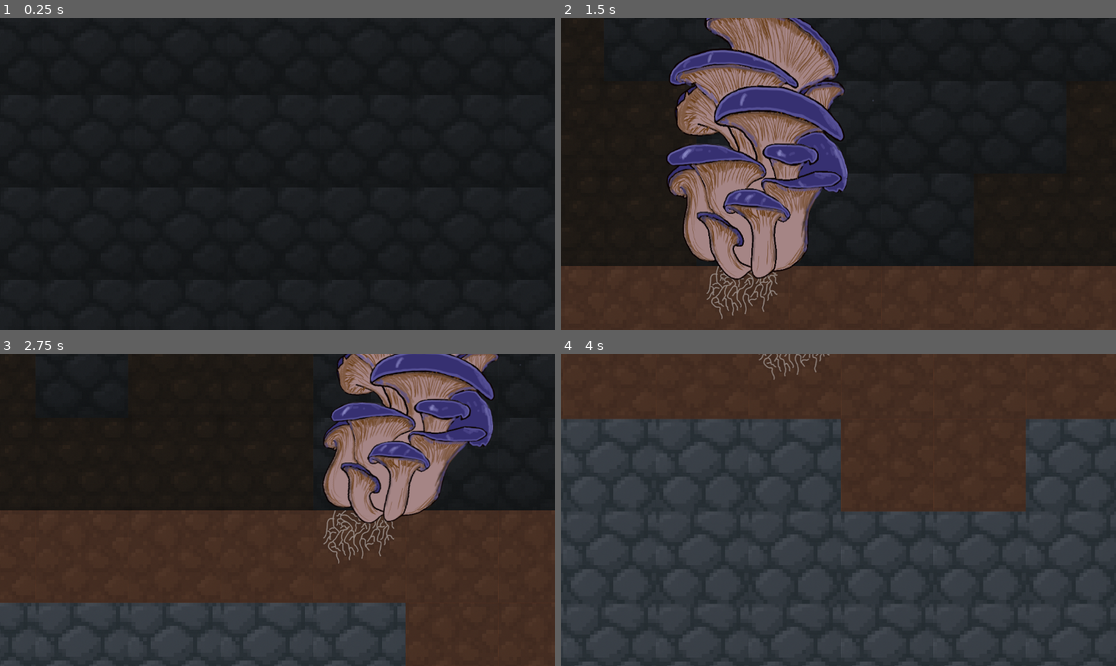
Above: before the commit, frames 1-4 (two rows, left to right).
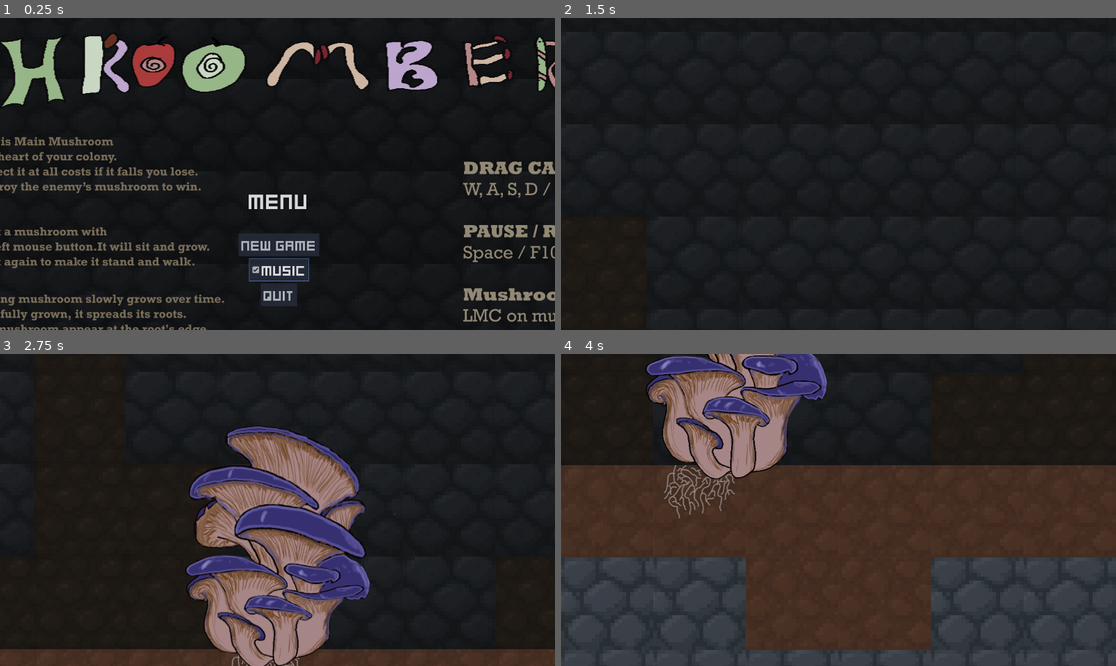
Above: after the commit, the same moments.

Repository: Shroomberg/shroomberg-game
Game: Godot game, scene res://assets/game_root/gameRoot.tscn
Two runs of this game, one before a commit and one after it. Both use one fixed random seed, a clock stepped at 60 frames per second and the inputs below.
Inputs (mouse positions are in pixels of both pictures, inside the frame that each line leads up to):
- Up to frame 1 (0.25 s): no input
- Up to frame 2 (1.5 s): click (838, 245) at 0.5 s, where only the run after the commit has a clickable "New game"; drag from (749, 314) to (894, 105) at 1.27 s
- Up to frame 3 (2.75 s): drag from (166, 525) to (249, 572) at 2.02 s
- Up to frame 4 (4 s): move the mouse to (894, 441) at 2.77 s; hold D (move_right) 2.78-3.5 s; drag from (810, 572) to (821, 388) at 3.52 s

The runs differ from the first frame. In frame 1, 14% of the frame differs, in the area x 0-100%, y 5-100%; in frame 2, 40%; in frame 3, 64%; in frame 4, 69%, in the area x 0-100%, y 0-100%.

Commit message:
starting with menu opened

Diff:
--- a/assets/game_root/gameRoot.gd
+++ b/assets/game_root/gameRoot.gd
@@ -1,6 +1,11 @@
 class_name GameRoot extends Node
 
 @onready var _game_menu := $Interface/MainMenu as MainMenu
+
+func _ready() -> void:
+	var tree := get_tree()
+	tree.paused = true
+	_game_menu.open_start()
 
 func _unhandled_input(event: InputEvent) -> void:
 	if event.is_action_pressed(&"toggle_fullscreen"):
--- a/assets/game_root/gameRoot.tscn
+++ b/assets/game_root/gameRoot.tscn
@@ -13,7 +13,8 @@
 
 [node name="Interface" type="CanvasLayer" parent="."]
 
-[node name="MainMenu" parent="Interface" instance=ExtResource("2_bmflr")]
+[node name="MainMenu" parent="Interface" node_paths=PackedStringArray("world") instance=ExtResource("2_bmflr")]
+world = NodePath("../../World")
 
 [node name="Music" parent="." instance=ExtResource("4_x6mg1")]
 stream = ExtResource("5_3w2mp")
--- a/assets/main_menu/mainMenu.gd
+++ b/assets/main_menu/mainMenu.gd
@@ -1,10 +1,14 @@
 class_name MainMenu extends Control
+
+@export var world: World
 
 @export var fade_in_duration := 0.3
 @export var fade_out_duration := 0.2
 
 @onready var center_cont := $ColorRect/CenterContainer as CenterContainer
 @onready var resume_button := center_cont.get_node(^"VBoxContainer/HBoxContainer/VBoxContainer/ResumeButton") as Button
+@onready var newgame_button := center_cont.get_node(^"VBoxContainer/HBoxContainer/VBoxContainer/NewGameButton") as Button
+@onready var restart_button := center_cont.get_node(^"VBoxContainer/HBoxContainer/VBoxContainer/RestartButton") as Button
 @onready var label := center_cont.get_node(^"VBoxContainer/HBoxContainer/VBoxContainer/Label") as Label
 
 
@@ -48,6 +52,10 @@
 		1.0,
 		fade_out_duration
 	).set_trans(Tween.TRANS_CUBIC).set_ease(Tween.EASE_OUT)
+	resume_button.show()
+	restart_button.show()
+	newgame_button.hide()
+
 
 func _on_resume_button_pressed() -> void:
 	close()
@@ -81,8 +89,24 @@
 	open()
 	label.text = "You win!"
 	resume_button.hide()
+	restart_button.show()
+	newgame_button.hide()
 
 func open_loose():
 	open()
 	label.text = "You loose!"
 	resume_button.hide()
+	restart_button.show()
+	newgame_button.hide()
+
+func open_start():
+	open()
+	label.text = "Menu"
+	resume_button.hide()
+	restart_button.hide()
+	newgame_button.show()
+
+
+
+func _on_new_game_button_pressed() -> void:
+	close()
--- a/assets/main_menu/mainMenu.tscn
+++ b/assets/main_menu/mainMenu.tscn
@@ -68,7 +68,14 @@
 custom_minimum_size = Vector2(0, 30)
 layout_mode = 2
 
+[node name="NewGameButton" type="Button" parent="ColorRect/CenterContainer/VBoxContainer/HBoxContainer/VBoxContainer"]
+layout_mode = 2
+theme_override_font_sizes/font_size = 32
+text = "New game
+"
+
 [node name="ResumeButton" type="Button" parent="ColorRect/CenterContainer/VBoxContainer/HBoxContainer/VBoxContainer"]
+visible = false
 layout_mode = 2
 size_flags_horizontal = 4
 focus_mode = 0
@@ -85,6 +92,7 @@
 "
 
 [node name="RestartButton" type="Button" parent="ColorRect/CenterContainer/VBoxContainer/HBoxContainer/VBoxContainer"]
+visible = false
 layout_mode = 2
 size_flags_horizontal = 4
 focus_mode = 0
@@ -106,6 +114,7 @@
 layout_mode = 2
 texture = ExtResource("4_3u8il")
 
+[connection signal="pressed" from="ColorRect/CenterContainer/VBoxContainer/HBoxContainer/VBoxContainer/NewGameButton" to="." method="_on_new_game_button_pressed"]
 [connection signal="pressed" from="ColorRect/CenterContainer/VBoxContainer/HBoxContainer/VBoxContainer/ResumeButton" to="." method="_on_resume_button_pressed"]
 [connection signal="toggled" from="ColorRect/CenterContainer/VBoxContainer/HBoxContainer/VBoxContainer/MusicCheckBox" to="." method="_on_music_check_box_toggled"]
 [connection signal="pressed" from="ColorRect/CenterContainer/VBoxContainer/HBoxContainer/VBoxContainer/RestartButton" to="." method="_on_restart_button_pressed"]
